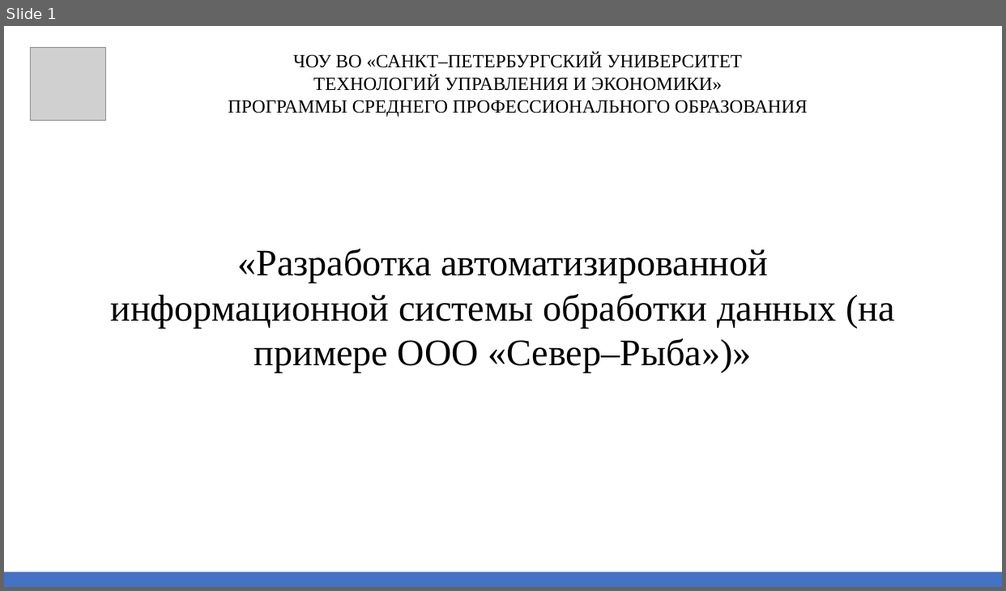
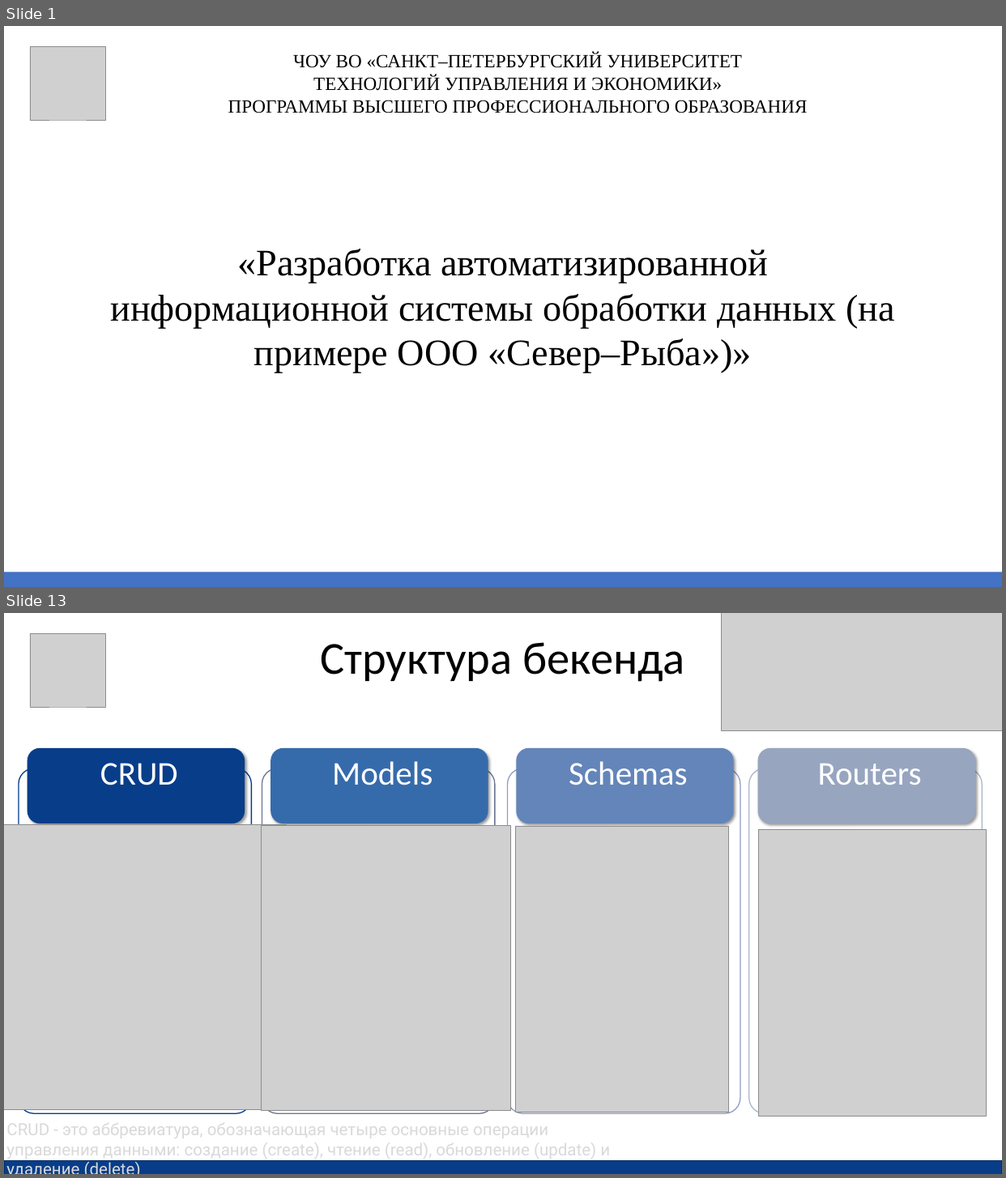
Before and after one commit to katarymba/preza, a slide deck: Презентация.pptx. Shown one above the other, each under a label of ours: slide 1 before the commit, slides 1 and 13 after it; the slides between them are not shown. The pictures are 1006x591 and 1006x1178 pixels, drawn with LibreOffice and Linux fonts; fonts in the diff are those of the drawing; grey boxes stand for pictures; background and template pictures are left out. Boxes give left, top, right and bottom in pixels: in the first picture for what was removed or moved away, otherwise in the second. Text is boxed around its words. In the diff, an @@ line names an element or a change of style, - is before the commit and + after.

```diff
--- a/Презентация.pptx
+++ b/Презентация.pptx
@@ slide 13 added at box(4, 613, 1002, 1174), background #FFFFFF @@
@@ picture added at box(30, 634, 106, 707) @@
@@ picture added at box(721, 613, 1002, 730) @@
@@ text added at box(321, 642, 684, 682), 66 pt, text #000000 @@
+Структура бекенда
@@ rounded rectangle added at box(27, 748, 245, 824), fill #083D8A @@
@@ rounded rectangle added at box(270, 748, 488, 824), fill #366BAB @@
@@ rounded rectangle added at box(516, 748, 734, 824), fill #6385B9 @@
@@ rounded rectangle added at box(758, 748, 975, 824), fill #97A5BF @@
@@ rounded rectangle added at box(19, 769, 252, 1114), fill #FFFFFF, outline #003B8B 1.5 pt @@
@@ text added at box(100, 763, 178, 786), 48 pt, text #FFFFFF @@
+CRUD
@@ rounded rectangle added at box(262, 769, 495, 1114), fill #FFFFFF, outline #6A7592 1.5 pt @@
@@ text added at box(332, 761, 432, 786), 48 pt, text #FFFFFF @@
+Models
@@ rounded rectangle added at box(508, 769, 740, 1114), fill #FFFFFF, outline #8E9DC3 1.5 pt @@
@@ text added at box(569, 761, 688, 786), 48 pt, text #FFFFFF @@
+Schemas
@@ rounded rectangle added at box(749, 769, 982, 1114), fill #FFFFFF, outline #A9B7CB 1.5 pt @@
@@ text added at box(818, 764, 922, 785), 48 pt, text #FFFFFF @@
+Routers
@@ picture added at box(4, 824, 286, 1110) @@
@@ picture added at box(261, 825, 511, 1111) @@
@@ picture added at box(515, 826, 728, 1113) @@
@@ picture added at box(759, 830, 987, 1117) @@
@@ text added at box(6, 1118, 610, 1161), 24 pt, text #D9D9D9 @@
+CRUD - это аббревиатура, обозначающая четыре основные операции управления данными: создание (create), чтение (read), обновление (update) и удаление (delete)
@@ rectangle added at box(4, 1161, 1002, 1174), fill #083D8A, outline #062D66 1.5 pt @@
@@ slide 1 changed as well @@
@@ text at box(228, 100, 808, 113): text changed @@
-ПРОГРАММЫ СРЕДНЕГО ПРОФЕССИОНАЛЬНОГО ОБРАЗОВАНИЯ
+ПРОГРАММЫ ВЫСШЕГО ПРОФЕССИОНАЛЬНОГО ОБРАЗОВАНИЯ
```
Also in this commit, not shown: 5 other slides changed, 12 other slides added, 7 slides removed.
